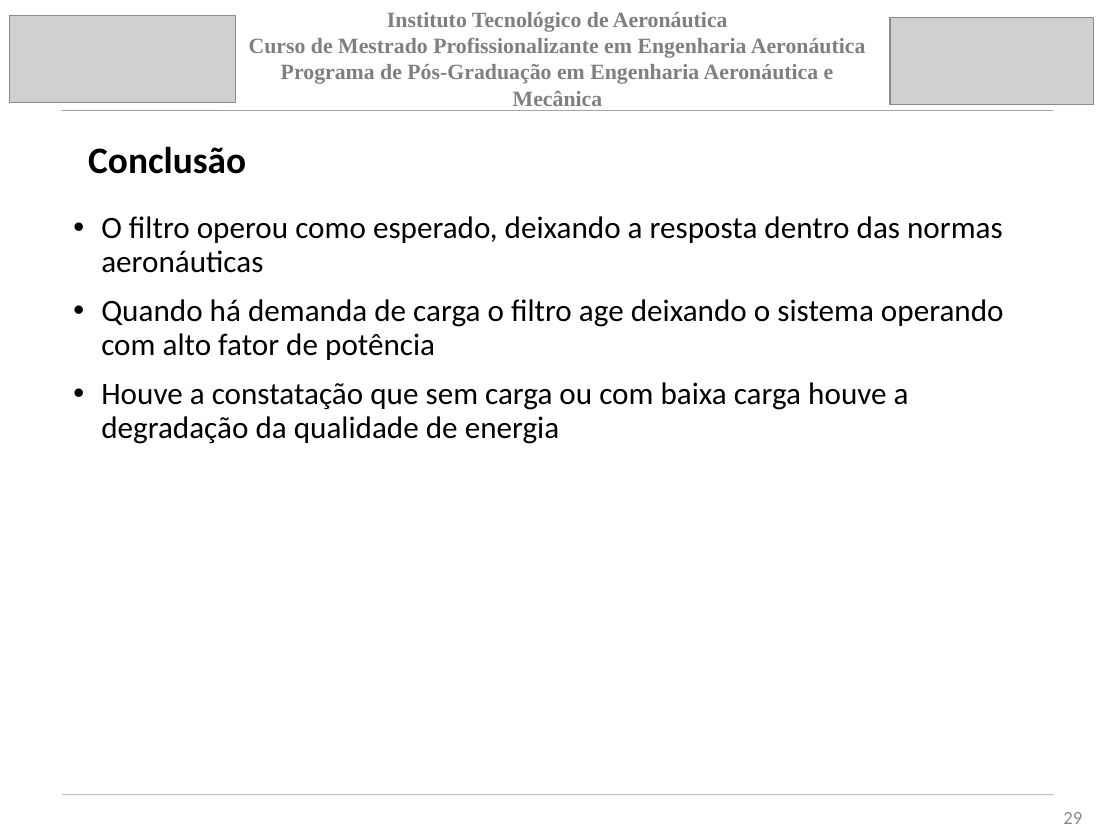
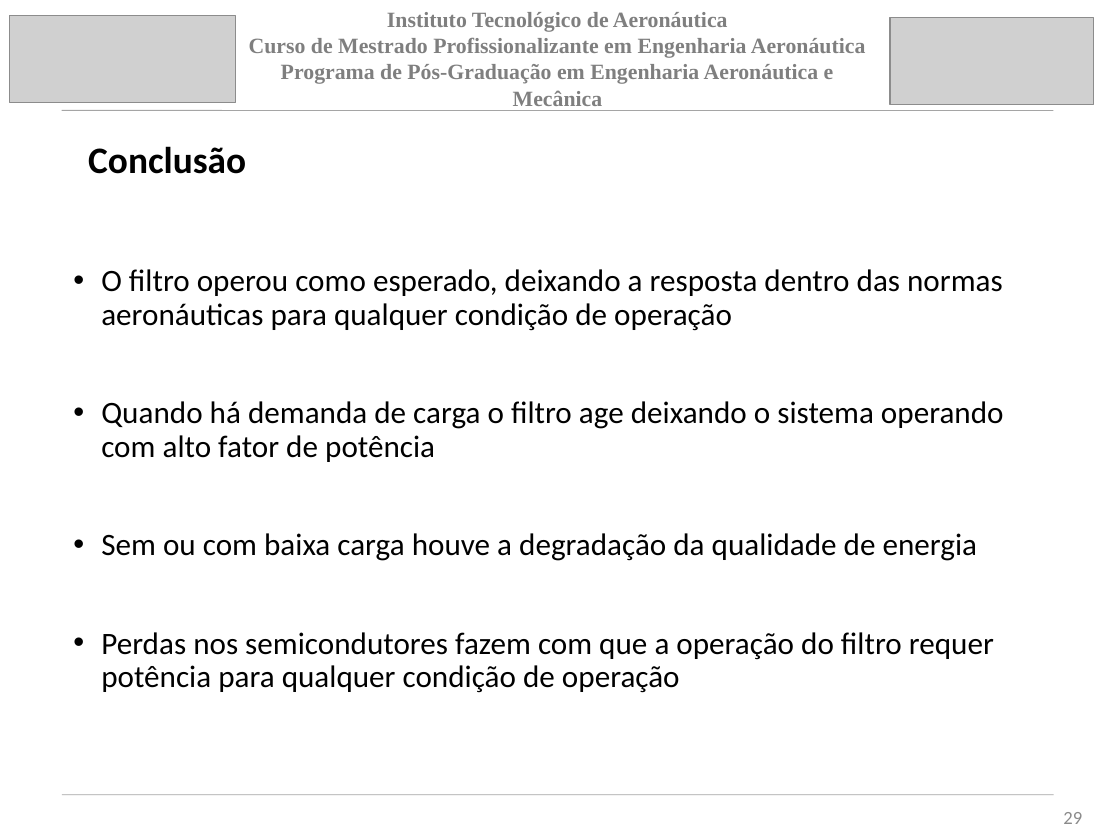
Before and after one commit to jpsoliv/MestradoJPSO, a slide deck: slide 29 of Apresentação/Apresentação_baixo_nive_V1.pptx. Drawn at 1120x840 pixels with LibreOffice and Linux fonts; fonts in the diff are those of the drawing; grey boxes stand for pictures. Boxes give left, top, right and bottom in pixels: in the first picture for what was removed or moved away, otherwise in the second. Text is boxed around its words. In the diff, an @@ line names an element or a change of style, - is before the commit and + after.

```diff
--- a/Apresentação/Apresentação_baixo_nive_V1.pptx
+++ b/Apresentação/Apresentação_baixo_nive_V1.pptx
@@ text at <box>101,269,1003,331</box>: text changed @@
-• O filtro operou como esperado, deixando a resposta dentro das normas aeronáuticas
+• O filtro operou como esperado, deixando a resposta dentro das normas aeronáuticas para qualquer condição de operação
@@ text at <box>101,533,994,693</box>: text changed @@
-• Houve a constatação que sem carga ou com baixa carga houve a degradação da qualidade de energia
+• Sem ou com baixa carga houve a degradação da qualidade de energia
+• Perdas nos semicondutores fazem com que a operação do filtro requer potência para qualquer condição de operação
```
Also in this commit, not shown: 7 other slides changed, 1 other file.
